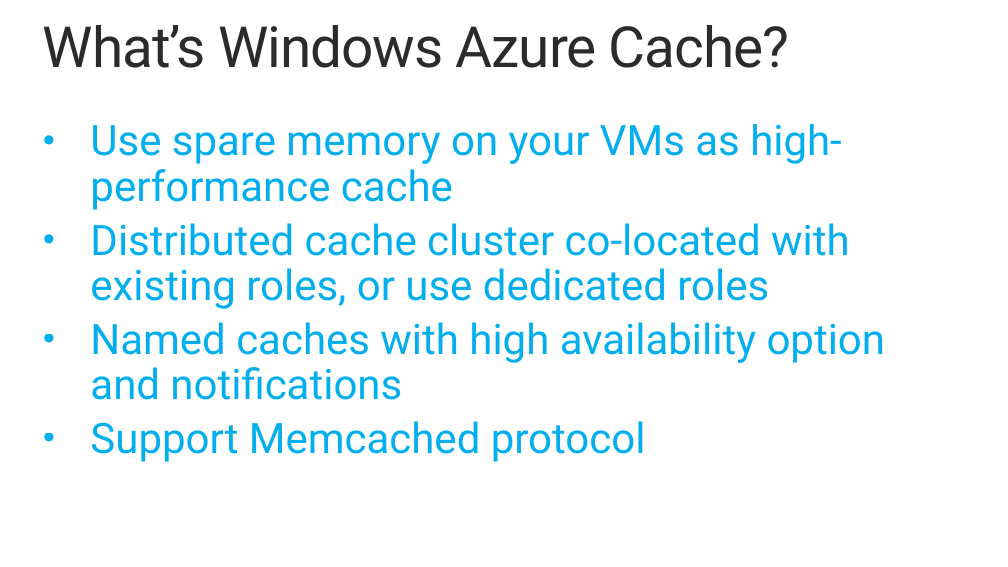
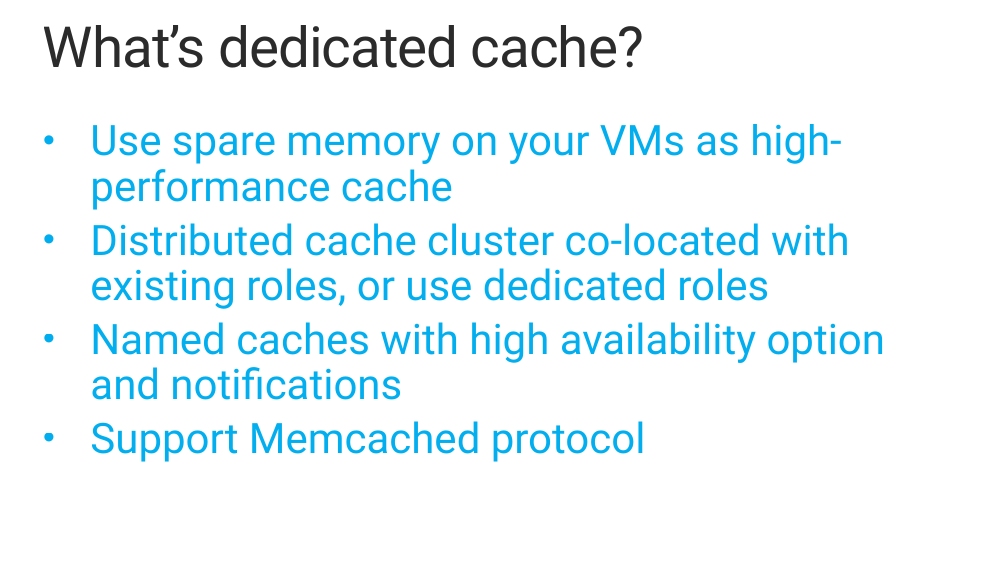
Before and after one commit to HaishiBai/PRESENTATION-ScalableGlobalAndHighlyAvailableApps, a slide deck: slide 23 of BuildingScalableGlobalAndHighlyAvailableWebApps.pptx. Drawn at 1008x567 pixels with LibreOffice and Linux fonts; fonts in the diff are those of the drawing. Boxes give left, top, right and bottom in pixels: in the first picture for what was removed or moved away, otherwise in the second. Text is boxed around its words. In the diff, an @@ line names an element or a change of style, - is before the commit and + after.

```diff
--- a/BuildingScalableGlobalAndHighlyAvailableWebApps.pptx
+++ b/BuildingScalableGlobalAndHighlyAvailableWebApps.pptx
@@ title at (43, 25, 644, 68): text changed @@
-What’s Windows Azure Cache?
+What’s dedicated cache?
```
Also in this commit, not shown: 1 other slide changed.
